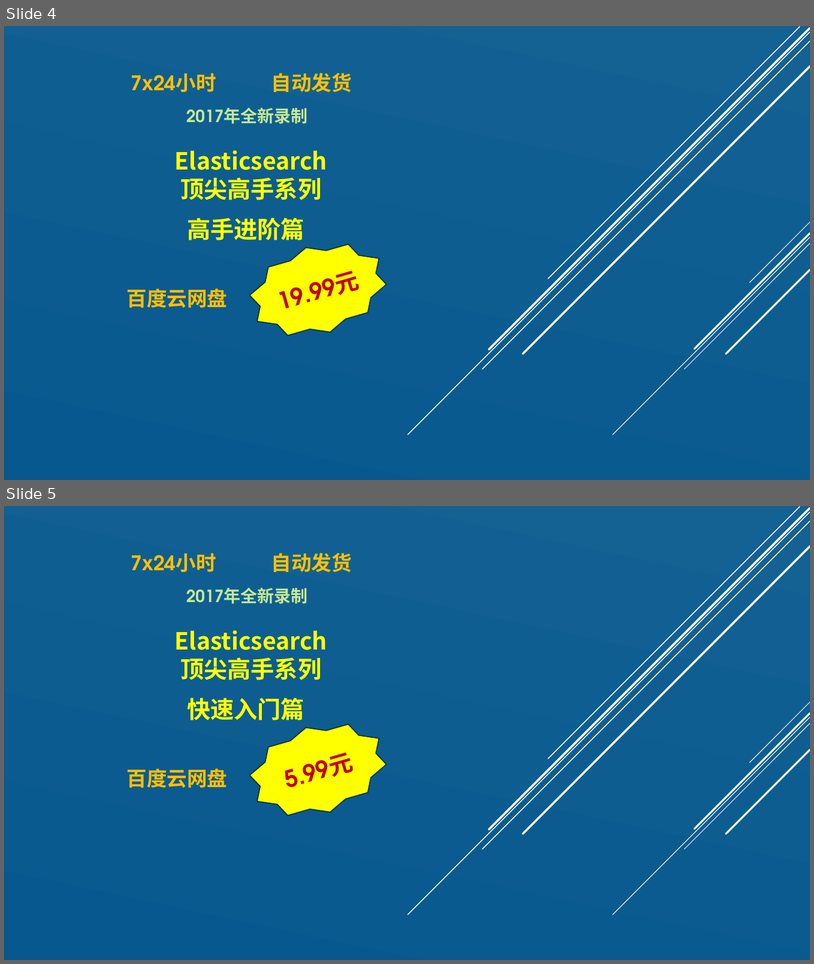
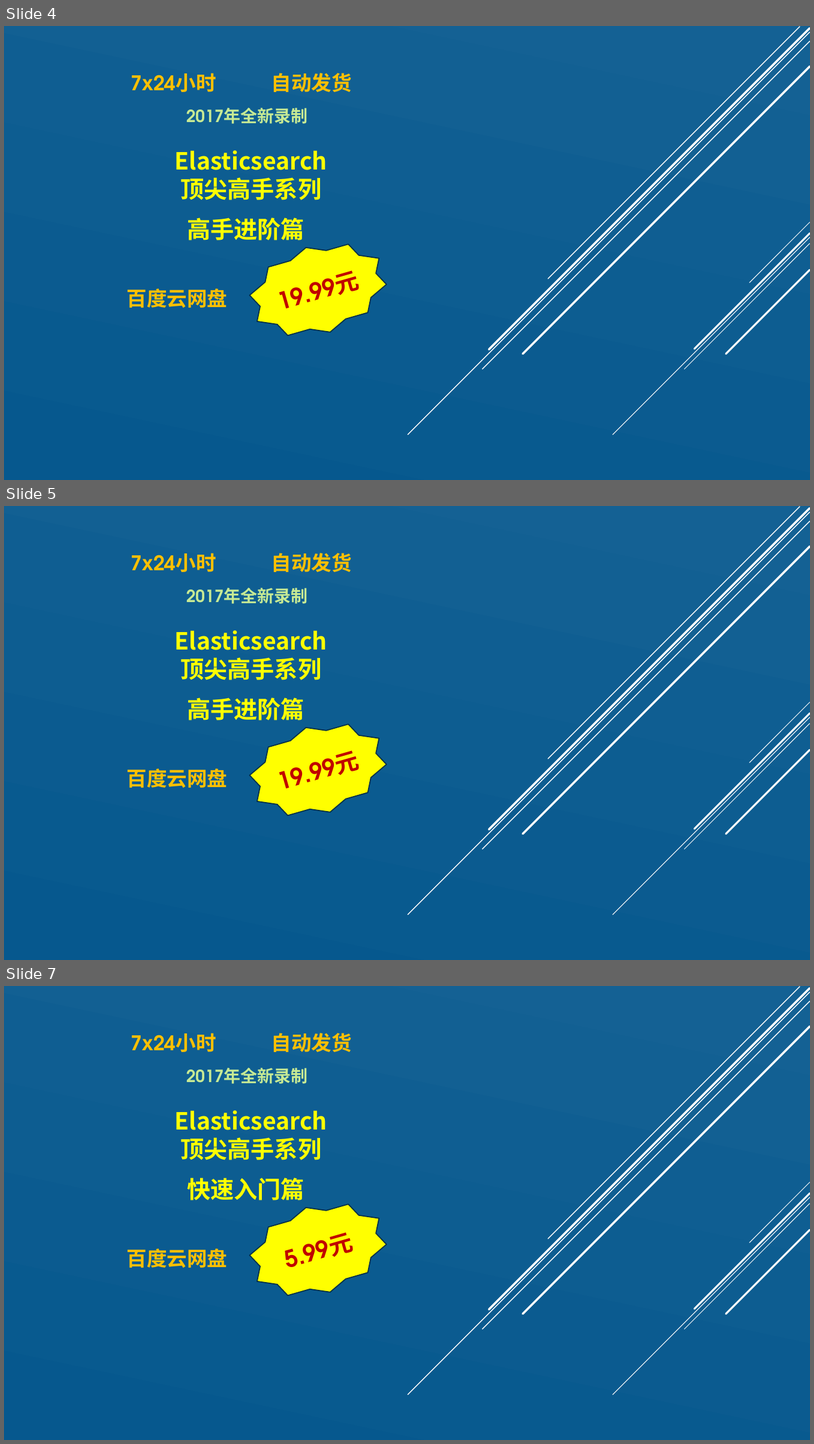
Before and after one commit to zhangpengyf/taobao-shop, a slide deck: 淘宝销售文案.pptx. Shown one above the other, each under a label of ours: slides 4 and 5 before the commit, slides 4, 5 and 7 after it; the slides between them are not shown. The pictures are 814x964 and 814x1444 pixels, drawn with LibreOffice and Linux fonts; fonts in the diff are those of the drawing. Boxes give left, top, right and bottom in pixels: in the first picture for what was removed or moved away, otherwise in the second. Text is boxed around its words. In the diff, an @@ line names an element or a change of style, - is before the commit and + after.

```diff
--- a/淘宝销售文案.pptx
+++ b/淘宝销售文案.pptx
@@ slide 5 added at [4,506,810,960], background gradient #146194 to #06588E; not listed: 10 template elements that a slide beside it also shows @@
@@ text added at [131,553,351,572], 24 pt, text #FFC000, bold @@
+7x24小时 自动发货
@@ text added at [186,588,308,604], 20 pt, text #C7EA94, bold @@
+2017年全新录制
@@ text added at [175,630,327,680], 28 pt, text #FFFF00, bold @@
+Elasticsearch
+顶尖高手系列
@@ text added at [187,697,305,720], 28 pt, text #FFFF00, bold @@
+高手进阶篇
@@ star added at [242,709,395,830], fill #FFFF00, outline #043148 1.25 pt, 28 pt, text #C00000, bold @@
+19.99元
@@ text added at [127,768,228,787], 24 pt, text #FFC000, bold @@
+百度云网盘
@@ what was slide 5 is now slide 7 @@
```
Also in this commit, not shown: 9 other slides added, 1 other file.
